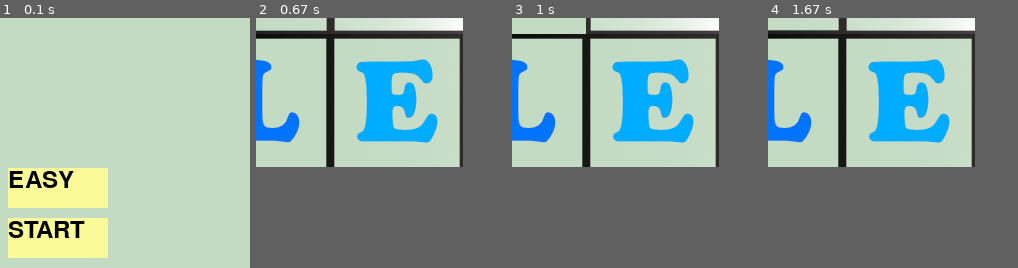
Above: before the commit, frames 1-4 (left to right).
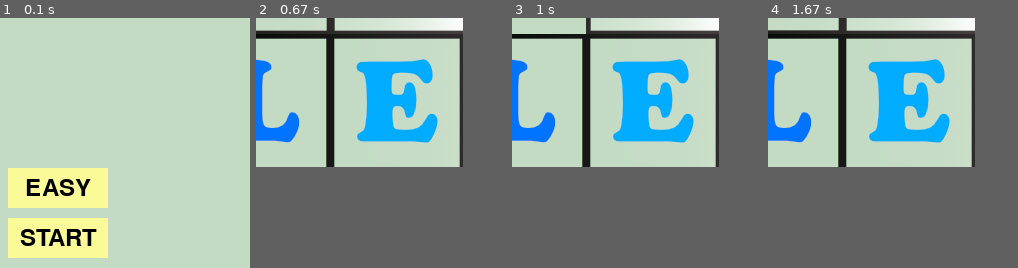
Above: after the commit, the same moments.

Repository: gitfoehn/slizzzle
Game: pygame game, started from main.py
Two runs of this game, one before a commit and one after it. Both use one fixed random seed, a clock stepped at 60 frames per second and the inputs below.
Inputs (mouse positions are % of the whole screen's width and height, from its top left):
- Up to frame 1 (0.1 s): no input
- Up to frame 2 (0.67 s): click "START" at 0.38 s
- Up to frame 3 (1 s): click (40, 45) at 0.72 s
- Up to frame 4 (1.67 s): click (52, 12) at 1.05 s; click (19, 10) at 1.38 s
The pictures show only the part of the screen within x 38-88%, y 50-100%; the shares and areas given below are measured in that part.

The runs differ from the first frame. In frame 1, 3.5% of the frame differs, in the area x 3-39%, y 61-92%; in frame 2, nothing differs; in frame 3, nothing differs; in frame 4, nothing differs.

Commit message:
update Button class to center labeltext

Diff:
--- a/slizzle/pygame_view.py
+++ b/slizzle/pygame_view.py
@@ -73,4 +73,4 @@
         label_elem = pygame.font.Font(None, 36).render(self.label, True, Colors.BLACK)
 
         pygame.draw.rect(surface, Colors.PASTEL_YELLOW, self.rect)
-        surface.blit(label_elem, self.rect)
+        surface.blit(label_elem, (self.rect.x + self.rect.width // 2 - label_elem.get_rect().width // 2, self.rect.y + self.rect.height // 2 - label_elem.get_rect().height // 2))
